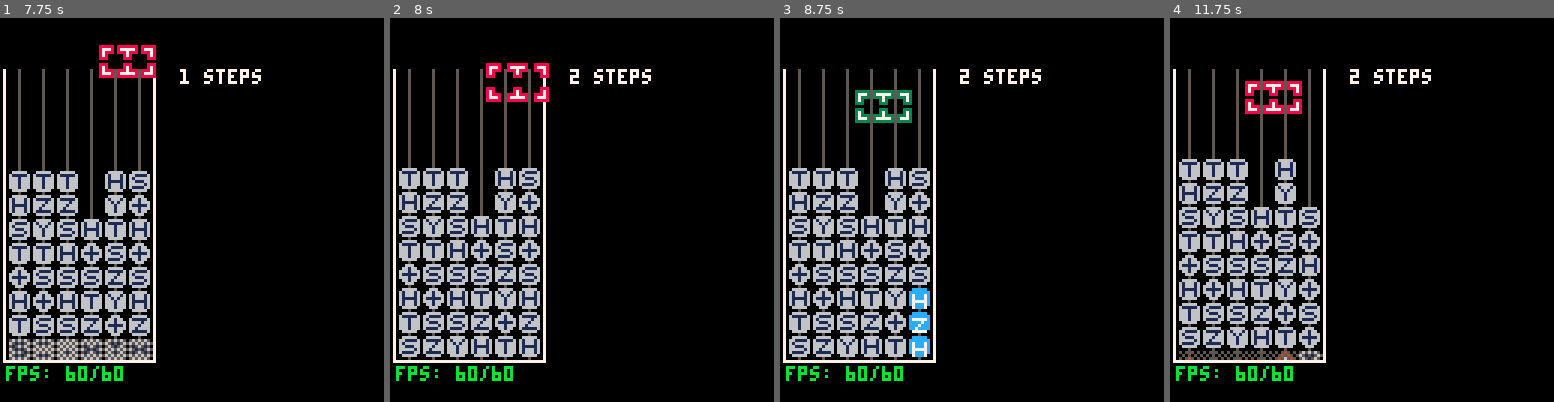
Above: before the commit, frames 1-4 (left to right).
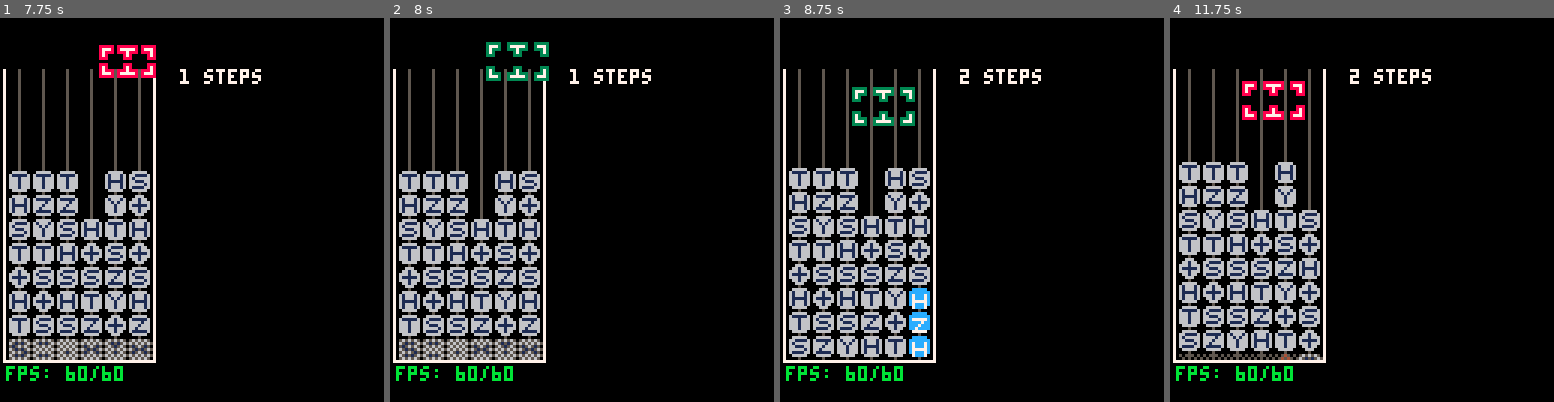
Above: after the commit, the same moments.

Repository: qniapp/quantattack
Game: PICO-8 cartridge qitaev.p8
Same seed, same stepped clock (60 frames per second), same inputs: the game is played once before the commit and once after it.
Inputs:
- Up to frame 1 (7.75 s): tap X (X key) at 0.33, 1.07, 1.85, 2.97, 4.08, 5.2, 6.32, 7.43 s; tap O (Z key) at 0.7, 1.7, 2.1, 2.5, 2.9, 3.3, 3.7, 4.1, 4.5, 4.9, 5.3, 5.7, 6.1, 6.5, 6.9, 7.3, 7.7 s; hold Right 1.6-2.1 s; hold Up 2.15-2.42 s; hold Right 2.47-3.03 s; hold Left 3.08-3.58 s; hold Down 3.63-3.97 s; hold Right 4.02-4.68 s; hold Up 4.73-5.03 s; hold Left 5.08-5.68 s; hold Down 5.73-6.03 s; hold Right 6.08-6.58 s; hold Right 6.63-7.13 s; hold Up 7.18-7.45 s; hold Right from 7.5 s (still down)
- Up to frame 2 (8 s): keep holding Right
- Up to frame 3 (8.75 s): release Right at 8.07 s; tap O (Z key) at 8.1, 8.5 s; hold Left 8.12-8.62 s; tap X (X key) at 8.55 s; hold Down from 8.67 s (still down)
- Up to frame 4 (11.75 s): tap O (Z key) every 0.4 s from 8.9 to 11.7 s; release Down at 9 s; hold Right 9.05-9.72 s; tap X (X key) at 9.67, 10.78 s; hold Up 9.77-10.07 s; hold Left 10.12-10.72 s; hold Down 10.77-11.07 s; hold Right 11.12-11.62 s

Frame 1 is identical in both runs. In frame 2, 10% of the frame differs, in the area x 2-50%, y 6-90%; in frame 3, 1.0%; in frame 4, 9.4%.

Commit message:
hh cnot hh のルールを追加

Diff:
--- a/board.lua
+++ b/board.lua
@@ -2,8 +2,6 @@
   default_cols = 6,
   default_rows = 12,
   default_next_rows = 1,
-  -- cnot_probability = 0.3,
-  cnot_probability = 1,
 
   new = function(self, top, left)
     local b = {
@@ -42,6 +40,7 @@
       end,
 
       gate_at = function(self, x, y)
+        assert(x)
         assert(x and x >= 1 and x <= self.cols)
         assert(y and y >= 1 and y <= self.rows_plus_next_rows)
 
--- a/gate_reduction_rules.lua
+++ b/gate_reduction_rules.lua
@@ -131,9 +131,9 @@
       }
     end
 
-    -- c -- x   x -- c
-    -- x -- c   c -- x  -->
-    -- c -- x,  x -- c       swap -- swap
+    -- c-x   x-c
+    -- x-c   c-x  -->
+    -- c-x,  x-c       s-s
     if (gate:is_control() and board:reducible_gate_at(gate.cnot_x_x, y):is_cnot_x() and
         gate_y1:is_cnot_x() and board:reducible_gate_at(gate.cnot_x_x, y + 1):is_control() and
         gate_y2:is_control() and board:reducible_gate_at(gate.cnot_x_x, y + 2):is_cnot_x()) then
@@ -145,10 +145,19 @@
       }
     end
 
-    -- todo
-    -- h    h
-    -- c -- x  -->
-    -- h    h       x -- c
+    -- h h
+    -- c-x  -->
+    -- h h       x-c
+    if (gate:is_h() and gate_y1:is_control() and board:reducible_gate_at(gate_y1.cnot_x_x, y):is_h() and
+        board:reducible_gate_at(gate_y1.cnot_x_x, y + 1):is_cnot_x() and
+        gate_y2:is_h() and board:reducible_gate_at(gate_y1.cnot_x_x, y + 2):is_h()) then
+      local dx = gate_y1.cnot_x_x - x
+      return {
+        { ["dx"] = 0, ["dy"] = 0, ["gate"] = quantum_gate:i() }, { ["dx"] = dx, ["dy"] = 0, ["gate"] = quantum_gate:i() },
+        { ["dx"] = 0, ["dy"] = 1, ["gate"] = quantum_gate:i() }, { ["dx"] = dx, ["dy"] = 1, ["gate"] = quantum_gate:i() },
+        { ["dx"] = 0, ["dy"] = 2, ["gate"] = quantum_gate:x(x + dx) }, { ["dx"] = dx, ["dy"] = 2, ["gate"] = quantum_gate:control(x) },
+      }
+    end
 
     return {}
   end,
--- a/test_board.lua
+++ b/test_board.lua
@@ -245,6 +245,44 @@
              board:gate_at(1, 11)._reduce_to == "i", board:gate_at(3, 11)._reduce_to == "i",
              board:gate_at(1, 12)._reduce_to == "swap", board:gate_at(3, 12)._reduce_to == "swap"
     end)
+
+    -- h h  reduce
+    -- c-x  ----->
+    -- h h          x-c
+    it('should reduce hh cx hh', function ()
+      local board = board:new()
+      board:put(1, 10, quantum_gate:h())
+      board:put(3, 10, quantum_gate:h())
+      board:put(1, 11, quantum_gate:control(3))
+      board:put(3, 11, quantum_gate:x(1))
+      board:put(1, 12, quantum_gate:h())
+      board:put(3, 12, quantum_gate:h())
+
+      board:reduce()
+
+      return board:gate_at(1, 10)._reduce_to == "i", board:gate_at(3, 10)._reduce_to == "i",
+             board:gate_at(1, 11)._reduce_to == "i", board:gate_at(3, 11)._reduce_to == "i",
+             board:gate_at(1, 12)._reduce_to == "x", board:gate_at(3, 12)._reduce_to == "control"
+    end)
+
+    -- h h  reduce
+    -- x-c  ----->
+    -- h h          c-x
+    it('should reduce hh xc hh', function ()
+      local board = board:new()
+      board:put(1, 10, quantum_gate:h())
+      board:put(3, 10, quantum_gate:h())
+      board:put(1, 11, quantum_gate:x(3))
+      board:put(3, 11, quantum_gate:control(1))
+      board:put(1, 12, quantum_gate:h())
+      board:put(3, 12, quantum_gate:h())
+
+      board:reduce()
+
+      return board:gate_at(1, 10)._reduce_to == "i", board:gate_at(3, 10)._reduce_to == "i",
+             board:gate_at(1, 11)._reduce_to == "i", board:gate_at(3, 11)._reduce_to == "i",
+             board:gate_at(1, 12)._reduce_to == "control", board:gate_at(3, 12)._reduce_to == "x"
+    end)
   end)
 
   desc('drop_gates', function ()
